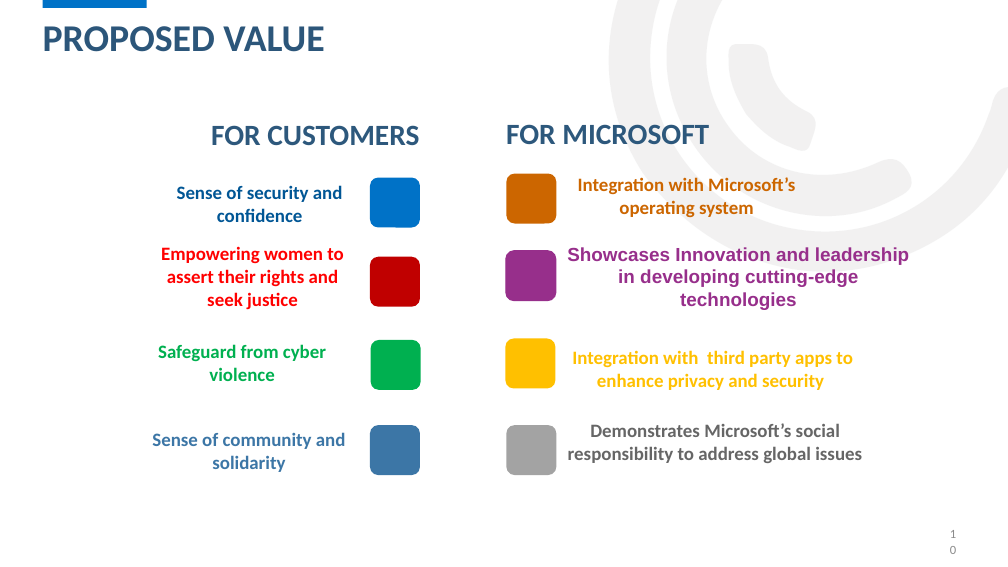
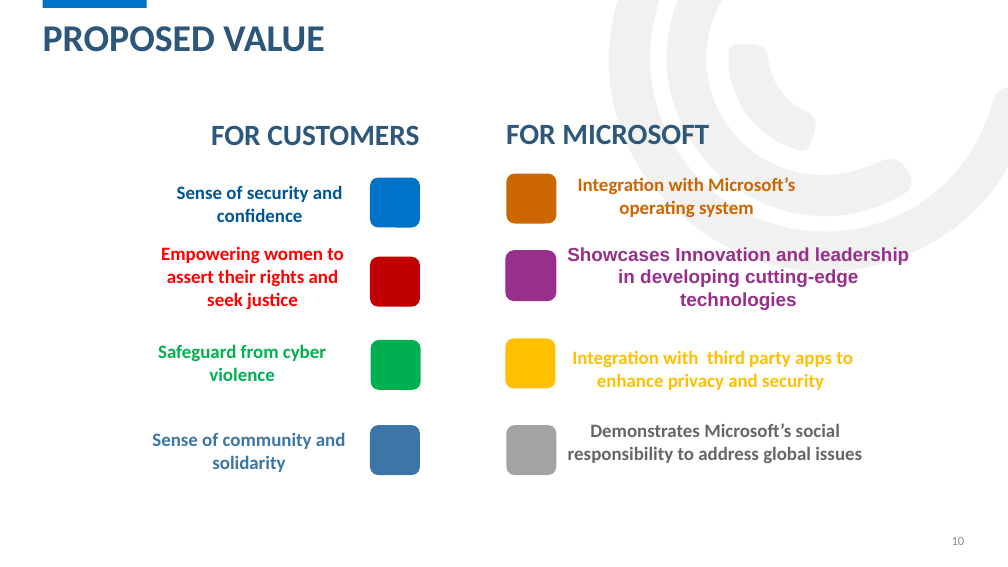
Before and after one commit to RinitaSarkar/CyberSHE, a slide deck: slide 10 of Hack For SAFE.pptx. Drawn at 1008x567 pixels with LibreOffice and Linux fonts; fonts in the diff are those of the drawing. Boxes give left, top, right and bottom in pixels: in the first picture for what was removed or moved away, otherwise in the second. Text is boxed around its words. In the diff, an @@ line names an element or a change of style, - is before the commit and + after.

Commit message:
Changed properties of the ppt

```diff
--- a/Hack For SAFE.pptx
+++ b/Hack For SAFE.pptx
@@ page number rewrapped from box(940, 534, 964, 549) to box(952, 537, 965, 545) @@
```
